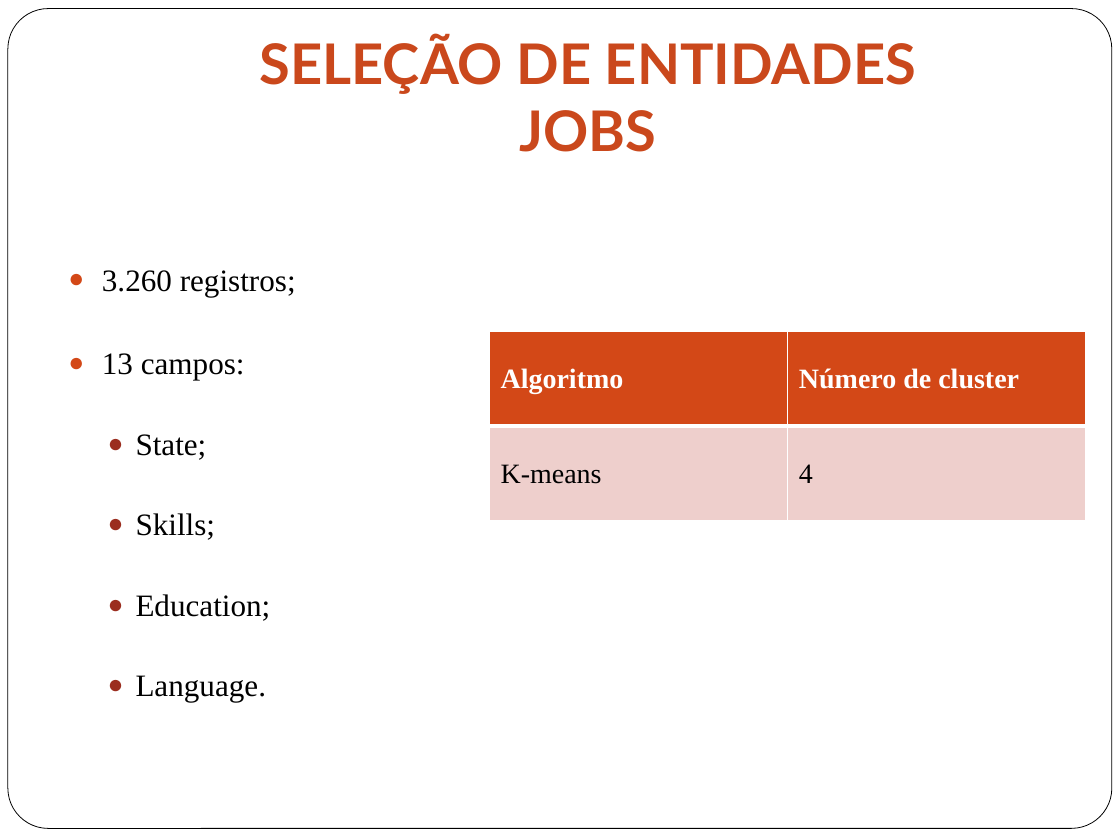
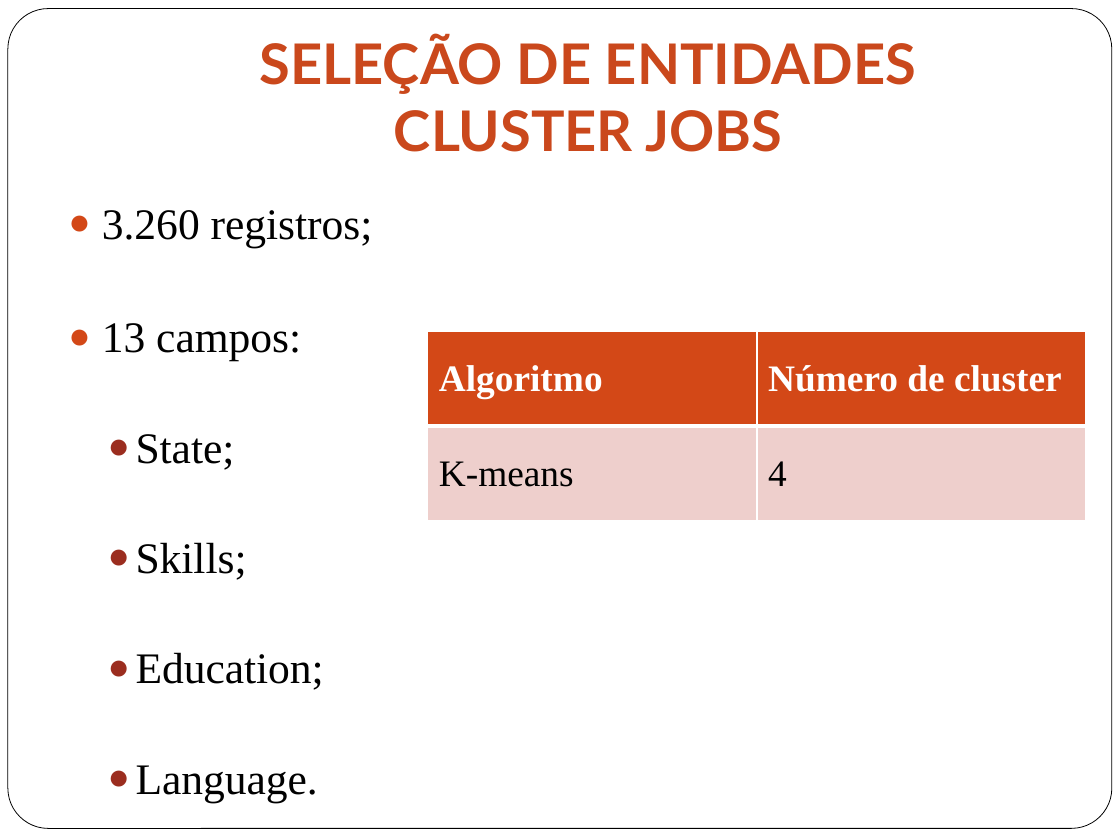
Before and after one commit to gabriellimagomes15/dsa, a slide deck: slide 18 of Apresentacao_2.pptx. Drawn at 1120x840 pixels with LibreOffice and Linux fonts; fonts in the diff are those of the drawing. Boxes give left, top, right and bottom in pixels: in the first picture for what was removed or moved away, otherwise in the second. Text is boxed around its words. In the diff, an @@ line names an element or a change of style, - is before the commit and + after.

```diff
--- a/Apresentacao_2.pptx
+++ b/Apresentacao_2.pptx
@@ title at (260,35,916,152): text changed @@
-SELEÇÃO DE ENTIDADES
-JOBS
+SELEÇÃO DE ENTIDADES
+CLUSTER JOBS
@@ text "3.260 registros;": place and size @@
-text "3.260 registros;" at (102,270,296,702)
+text "3.260 registros;" at (102,210,373,802)
@@ text "3.260 registros;" at (102,210,373,802): size 20 to 28 pt @@
@@ table at (428,332,1086,521) @@
@@ size 18 to 24 pt @@
@@ table: place and size @@
-table at (489,332,1085,521)
+table at (428,332,1086,521)
```
Also in this commit, not shown: 7 other slides changed, 3 other files.
